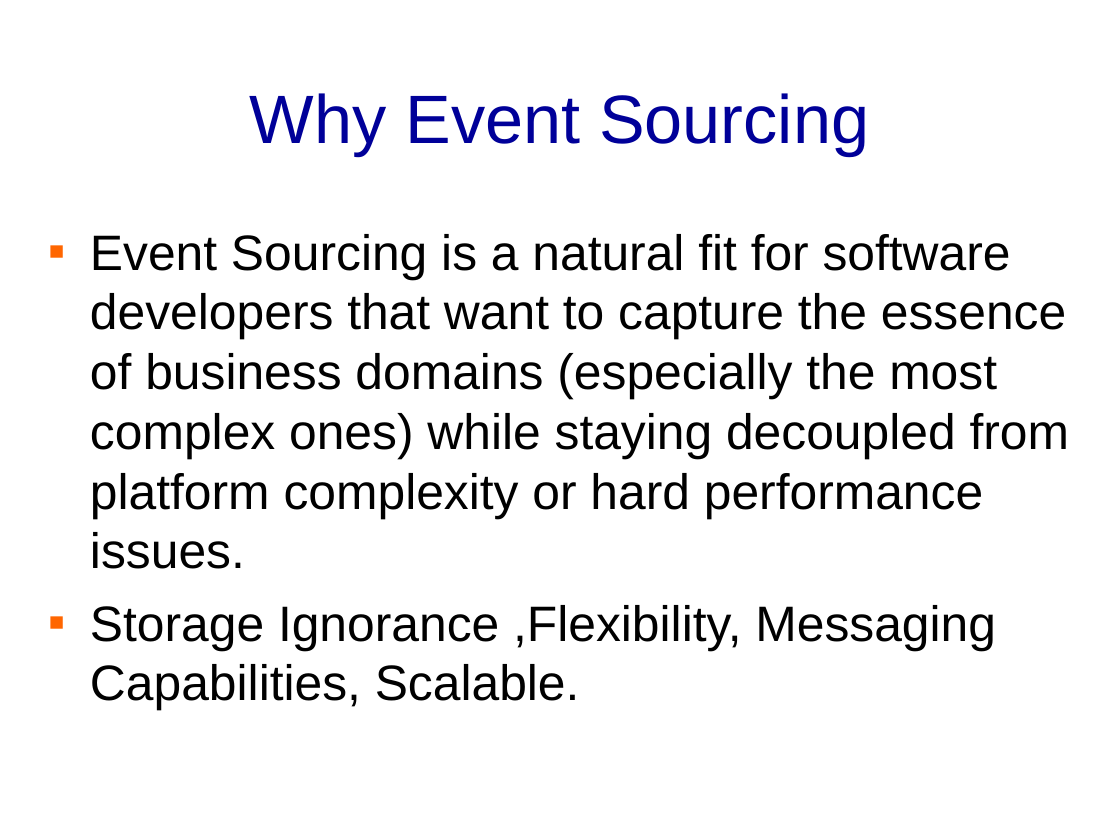
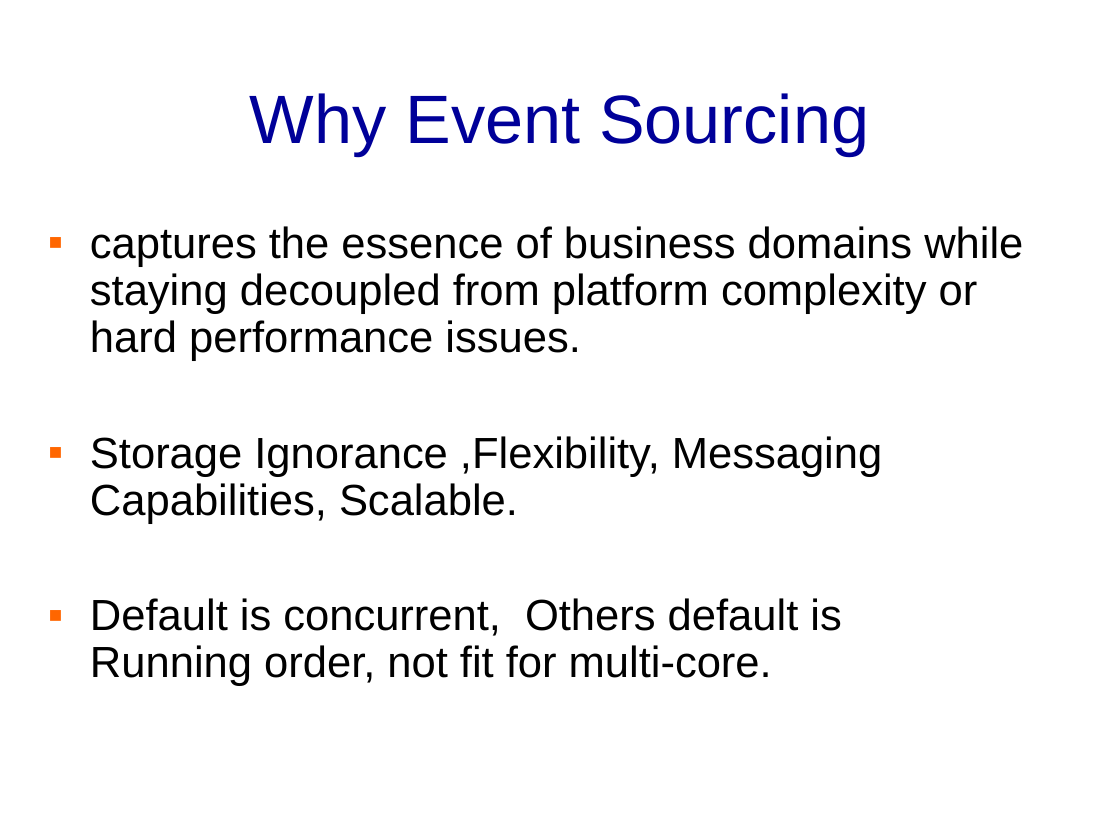
Before and after one commit to banq/jdonframework, a slide deck: slide 11 of doc/english/JdonFramework.ppt. Drawn at 1120x840 pixels with LibreOffice and Linux fonts; fonts in the diff are those of the drawing; background and template pictures are left out. Boxes give left, top, right and bottom in pixels: in the first picture for what was removed or moved away, otherwise in the second. Text is boxed around its words. In the diff, an @@ line names an element or a change of style, - is before the commit and + after.

```diff
--- a/doc/english/JdonFramework.ppt
+++ b/doc/english/JdonFramework.ppt
@@ text at (90,226,1023,361): text changed; size 32 to 28 pt @@
-▪ Event Sourcing is a natural fit for software developers that want to capture the essence of business domains (especially the most complex ones) while staying decoupled from platform complexity or hard performance issues.
+▪ captures the essence of business domains while staying decoupled from platform complexity or hard performance issues.
@@ text at (90,436,882,524): size 32 to 28 pt in "Storage Ignorance ,Flexibility, Messaging Capabilities, Scal ..."; line spacing 1 to 0.9; less space between paragraphs @@
@@ text at (90,598,841,686): paragraph added @@
+▪ Default is concurrent, Others default is Running order, not fit for multi-core.
```
Also in this commit, not shown: 3 other slides changed, 1 slide added, 16 other files.
